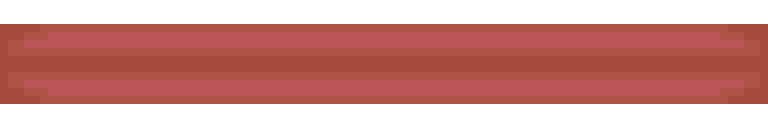
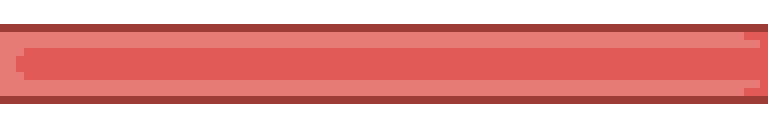
The second 768×128 image is a revision of the first. Changes to its layers:
added layer "Layer 4" above "Layer 2" over [0, 24, 768, 104]
